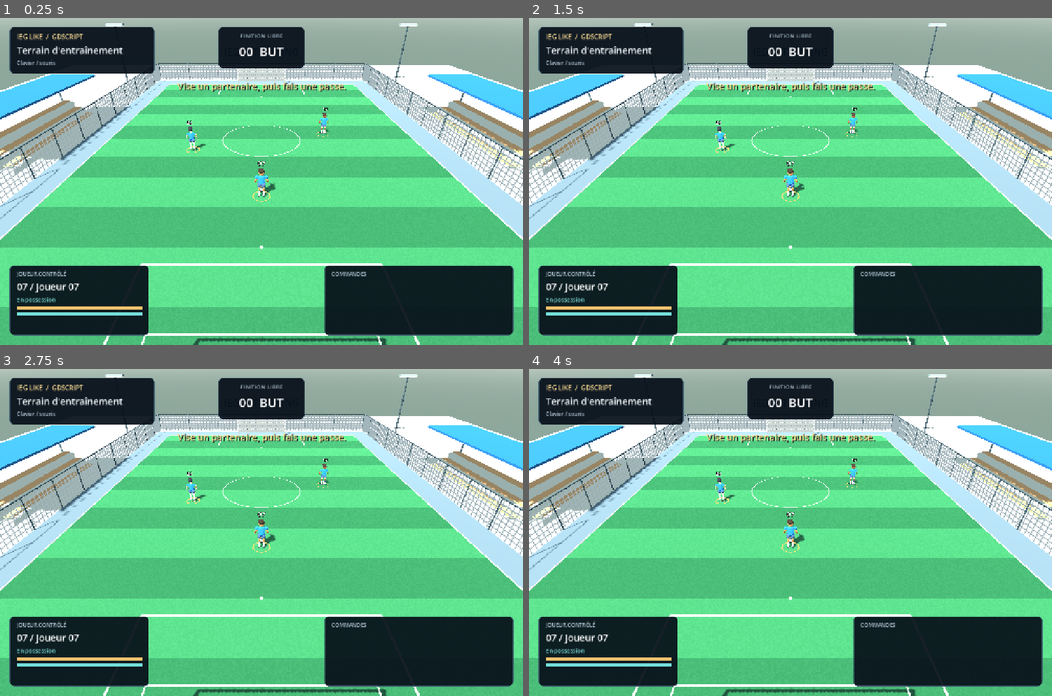
Above: before the commit, frames 1-4 (two rows, left to right).
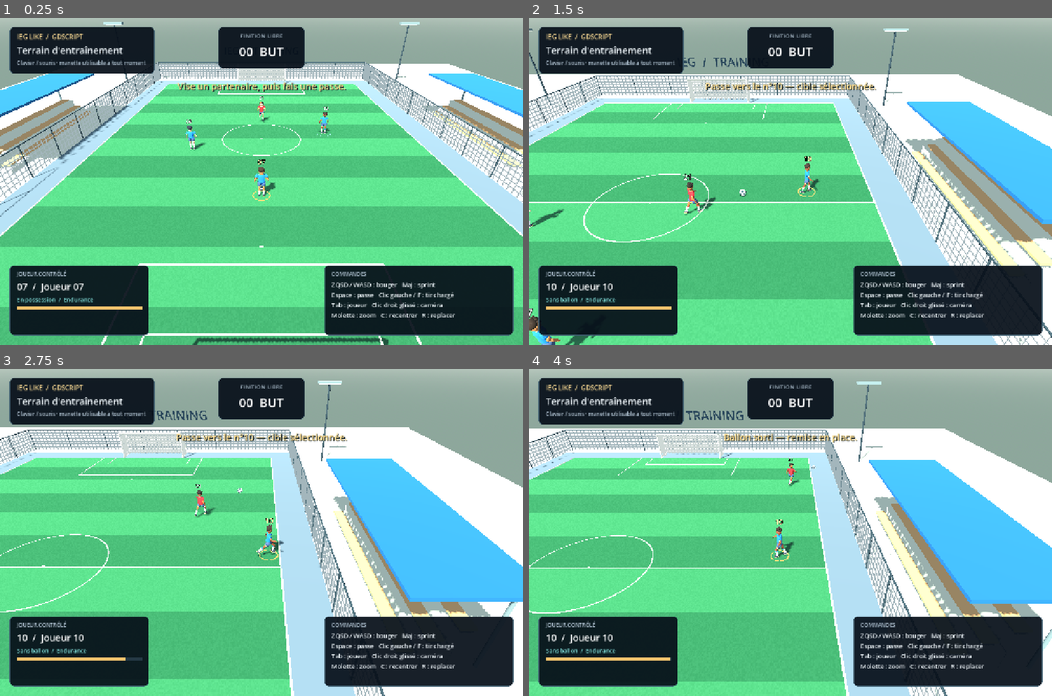
Above: after the commit, the same moments.

Repository: OreanP/IEG-Like-3D
Game: Godot game, scene res://scenes/training_ground.tscn
Two runs of this game, one before a commit and one after it. Both use one fixed random seed, a clock stepped at 60 frames per second and the inputs below.
Inputs (mouse positions are in pixels of both pictures, inside the frame that each line leads up to):
- Up to frame 1 (0.25 s): no input
- Up to frame 2 (1.5 s): tap Enter at 0.5 s; move the mouse to (905, 165) at 0.52 s; hold D (move_right) 0.53-1.25 s; hold F (shoot) 0.53-1.25 s; tap Space (pass_ball) at 0.6 s; click (905, 165) at 0.67 s; drag from (685, 197) to (764, 246) at 1.27 s
- Up to frame 3 (2.75 s): move the mouse to (313, 460) at 2.02 s; hold D (move_right) from 2.03 s (still down); hold Shift (sprint) from 2.03 s (still down); tap E (tackle, bound only after the commit) at 2.3 s
- Up to frame 4 (4 s): release D (move_right) at 2.75 s; release Shift (sprint) at 2.75 s; drag from (764, 597) to (633, 483) at 2.77 s; move the mouse to (947, 581) at 3.52 s; hold A (move_left) from 3.53 s (still down); hold F (shoot) from 3.53 s (still down); tap Space (pass_ball) at 3.6 s

The runs differ from the first frame. In frame 1, 10% of the frame differs, in the area x 0-100%, y 1-100%; in frame 2, 66%; in frame 3, 63%; in frame 4, 61%.
Error before the commit: Parse Error: Too many arguments for "new()" call. Expected at most 2 but received 3. (res://core/training_session.gd:51)

Commit message:
Fix S1 command, player state and training scene contracts

Diff:
--- a/core/game_command.gd
+++ b/core/game_command.gd
@@ -4,6 +4,7 @@
 
 var move: Vector2 = Vector2.ZERO
 var aim: Vector2 = Vector2(0.0, -1.0)
+var tackle: bool = false
 var sprint: bool = false
 var pass_ball: bool = false
 var shoot: bool = false
@@ -14,7 +15,7 @@
 func to_dict() -> Dictionary:
     return {
         "move": [move.x, move.y], "aim": [aim.x, aim.y],
-        "sprint": sprint, "pass_ball": pass_ball, "shoot": shoot,
+        "tackle": tackle, "sprint": sprint, "pass_ball": pass_ball, "shoot": shoot,
         "shot_charge": shot_charge, "switch_player": switch_player,
         "reset_drill": reset_drill,
     }
@@ -23,6 +24,7 @@
     var command: IEGGameCommand = IEGGameCommand.new()
     command.move = _read_vector(data.get("move", null), Vector2.ZERO)
     command.aim = _read_vector(data.get("aim", null), Vector2(0.0, -1.0))
+    command.tackle = data.get("tackle", false) == true
     command.sprint = data.get("sprint", false) == true
     command.pass_ball = data.get("pass_ball", false) == true
     command.shoot = data.get("shoot", false) == true
--- a/core/player_state.gd
+++ b/core/player_state.gd
@@ -2,6 +2,10 @@
 extends RefCounted
 ## État mutable, indépendant des nœuds visuels.
 
+var team_id: int = 0
+var tackle_cooldown: float = 0.0
+var recovery_time: float = 0.0
+var possession_grace: float = 0.0
 var profile: IEGPlayerProfile
 var position: Vector2 = Vector2.ZERO
 var spawn: Vector2 = Vector2.ZERO
@@ -10,7 +14,8 @@
 var energy: float = 100.0
 var sprint_exhausted: bool = false
 
-func _init(source: IEGPlayerProfile, start: Vector2) -> void:
+func _init(source: IEGPlayerProfile, start: Vector2, team: int = 0) -> void:
+    team_id = team
     profile = source
     position = start
     spawn = start
@@ -21,6 +26,9 @@
 func reset() -> void:
     position = spawn
     velocity = Vector2.ZERO
-    facing = Vector2(0.0, -1.0)
+    facing = Vector2.UP if team_id == 0 else Vector2.DOWN
+    tackle_cooldown = 0.0
+    recovery_time = 0.0
+    possession_grace = 0.0
     energy = 100.0
     sprint_exhausted = false
--- a/core/training_session.gd
+++ b/core/training_session.gd
@@ -226,6 +226,8 @@
     owner.velocity *= DuelRules.RECOVERY_SPEED_FACTOR
     actor.possession_grace = DuelRules.POSSESSION_GRACE
     ball.owner_id = actor.get_id()
+    if actor.team_id == LOCAL_TEAM:
+        controlled_id = actor.get_id()
     ball.mode = BallState.Mode.HELD
     ball.velocity = Vector3.ZERO
     _follow_owner()
--- a/project.godot
+++ b/project.godot
@@ -134,6 +134,11 @@
 ]
 }
 
+tackle={
+"deadzone": 0.2,
+"events": [Object(InputEventKey,"physical_keycode":69), Object(InputEventJoypadButton,"button_index":1)]
+}
+
 [input_devices]
 
 joypads/ignore_joypad_on_unfocused_application=true
--- a/scenes/training_ground.tscn
+++ b/scenes/training_ground.tscn
@@ -9,6 +9,8 @@
 [ext_resource type="Script" path="res://scripts/input/local_player_input.gd" id="7_input"]
 [ext_resource type="Script" path="res://scripts/presentation/orbit_camera.gd" id="8_camera"]
 [ext_resource type="Script" path="res://scripts/presentation/training_hud.gd" id="9_hud"]
+
+[ext_resource type="Resource" path="res://assets/players/defender_21.tres" id="10_defender"]
 
 [node name="TrainingGround" type="Node3D"]
 process_mode = 3
@@ -29,6 +31,11 @@
 [node name="Player10" parent="Players" instance=ExtResource("3_player")]
 position = Vector3(5, 0, -1)
 profile = ExtResource("5_profile")
+
+[node name="Defender21" parent="Players" instance=ExtResource("3_player")]
+position = Vector3(0, 0, -5)
+profile = ExtResource("10_defender")
+team_id = 1
 
 [node name="BallView" parent="." instance=ExtResource("6_ball")]
 position = Vector3(0, 0.19, 7.39)
--- a/scripts/input/local_player_input.gd
+++ b/scripts/input/local_player_input.gd
@@ -88,6 +88,7 @@
         return command
     command.move = world_move(camera)
     command.aim = aim(camera)
+    command.tackle = Input.is_action_just_pressed("tackle")
     command.sprint = Input.is_action_pressed("sprint")
     command.switch_player = Input.is_action_just_pressed("switch_player")
     command.pass_ball = Input.is_action_just_pressed("pass_ball")
--- a/scripts/match/training_ground.gd
+++ b/scripts/match/training_ground.gd
@@ -1,6 +1,9 @@
 extends Node3D
 ## Assemblage de la session locale, des entrées et de la présentation.
 ## La scène de terrain et les joueurs sont visibles dans l'éditeur.
+
+const Brain = preload("res://core/ai/defender_brain.gd")
+var _brain: IEGDefenderBrain = Brain.new()
 
 const Session = preload("res://core/training_session.gd")
 const Command = preload("res://core/game_command.gd")
@@ -35,10 +38,14 @@
     camera_rig.mouse_sensitivity = mouse_sensitivity
     camera_rig.stick_sensitivity = stick_camera_speed
     var roster: Array[IEGPlayerProfile] = []
+    var starts: Array[Vector2] = []
+    var teams: Array[int] = []
     for child: Node in players_root.get_children():
         if child is IEGPlayerView:
             roster.append(child.profile)
-    session = Session.new(roster)
+            starts.append(Vector2(child.position.x, child.position.z))
+            teams.append(child.team_id)
+    session = Session.new(roster, starts, teams)
     var index: int = 0
     for child: Node in players_root.get_children():
         if child is IEGPlayerView:
@@ -102,7 +109,11 @@
         return
     var has_ball: bool = session.ball.owner_id == session.controlled_id and not session.is_resetting()
     var command: IEGGameCommand = controls.read_command(camera_rig, has_ball)
-    session.step(command)
+    var ai_commands: Dictionary = {}
+    for player: IEGPlayerState in session.players:
+        if player.team_id != Session.LOCAL_TEAM:
+            ai_commands[player.get_id()] = _brain.decide(session, player)
+    session.step(command, ai_commands)
     _sync_views(Rules.TICK)
     for event: Dictionary in session.events:
         _present(event)
@@ -161,13 +172,18 @@
         Session.EventKind.PASS:
             var passer: IEGPlayerView = _views[actor_id]
             passer.kick()
-            hud.show_message("Passe vers le n°%02d — tu le contrôles maintenant." % int(event["target_id"]))
+            hud.show_message("Passe vers le n°%02d — cible sélectionnée." % int(event["target_id"]))
         Session.EventKind.SHOT:
             var shooter: IEGPlayerView = _views[actor_id]
             shooter.kick()
             hud.show_message("Tir !")
         Session.EventKind.RECEPTION:
             hud.show_message("Réception du n°%02d" % actor_id)
+        Session.EventKind.TACKLE_ATTEMPT:
+            _views[actor_id].kick()
+        Session.EventKind.TACKLE_WON, Session.EventKind.INTERCEPTION:
+            controls.cancel_charge()
+            hud.show_message("Récupération du n°%02d" % actor_id)
         Session.EventKind.GOAL:
             controls.cancel_charge()
             hud.show_message("BUT !  Remise en place…")
--- a/scripts/presentation/player_view.gd
+++ b/scripts/presentation/player_view.gd
@@ -2,6 +2,7 @@
 extends Node3D
 ## L'état vient de la session. Remplacer le GLB ne change pas les règles du jeu.
 
+@export_enum("Alliés:0", "Adversaires:1") var team_id: int = 0
 @export var profile: IEGPlayerProfile
 @onready var visual_model: Node3D = $VisualModel
 @onready var selection_ring: MeshInstance3D = $SelectionRing
Not shown, added: core/ai/defender_brain.gd.uid
Not shown, added: core/duel_rules.gd.uid
Not shown: 1 places in scenes/training_ground.tscn that only renumber resources
Not shown, added: tests/s1/test_cli.gd.uid
Not shown, added: tests/s1/test_runner.gd.uid
Not shown, added: tests/s1/test_suite.gd.uid
